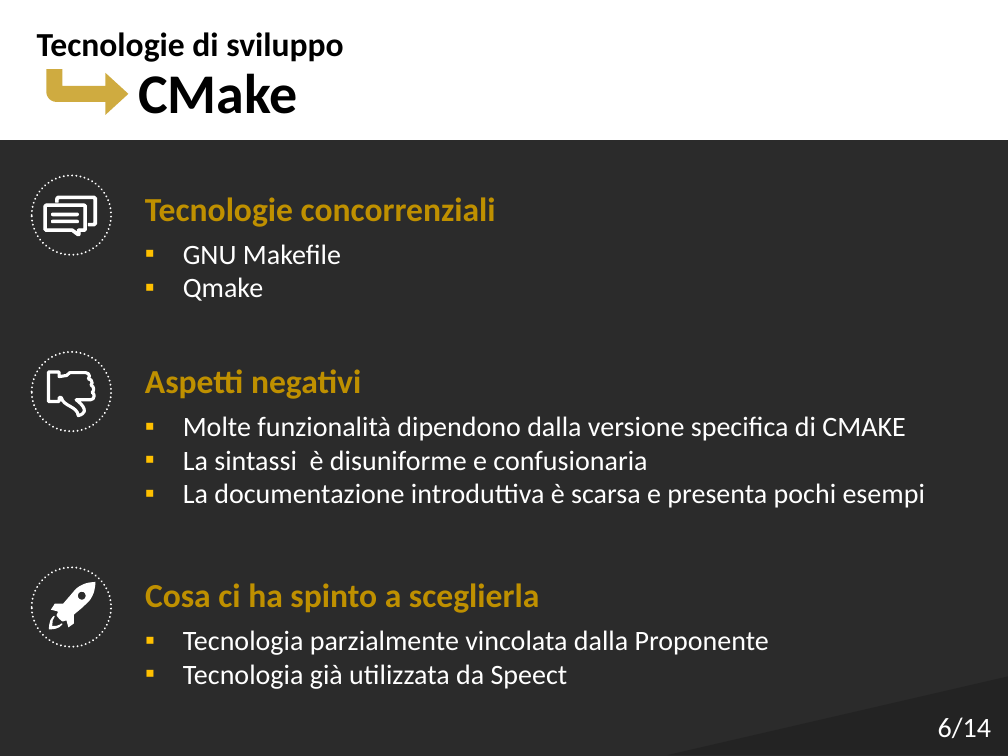
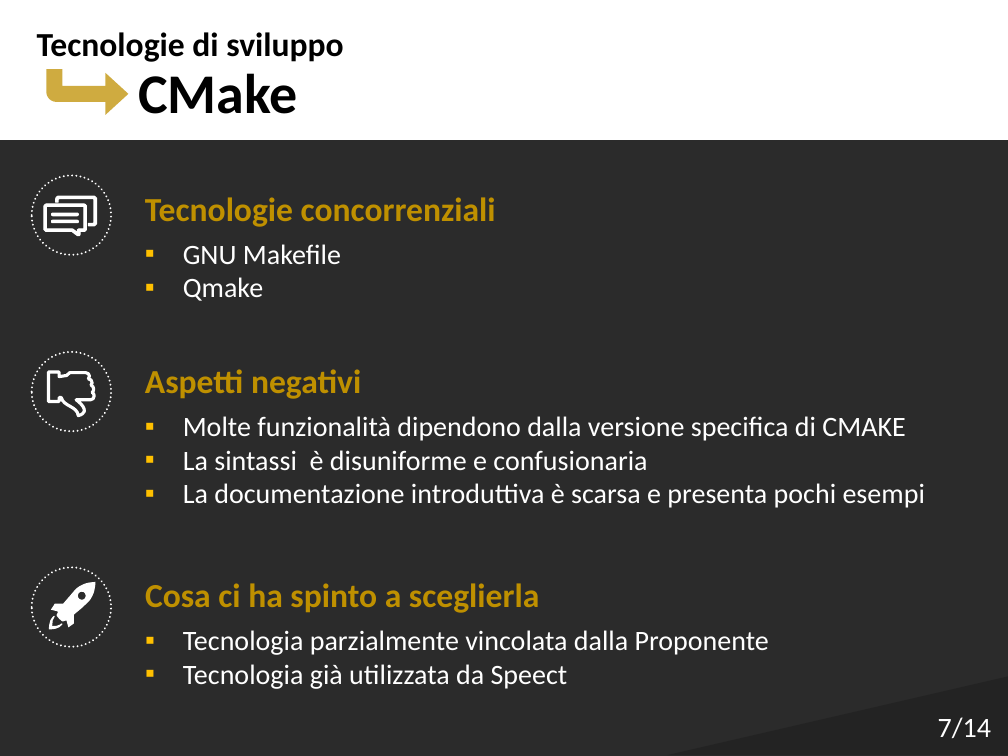
Before and after one commit to Italiaracerx/progettoSWE, a slide deck: slide 7 of Presentazioni/Presentazione TB 12-03-2018.pptx (slide 6 before the commit). Drawn at 1008x756 pixels with LibreOffice and Linux fonts; fonts in the diff are those of the drawing; background and template pictures are left out; a plain dark background stands for a picture behind light text. Boxes give left, top, right and bottom in pixels: in the first picture for what was removed or moved away, otherwise in the second. Text is boxed around its words. In the diff, an @@ line names an element or a change of style, - is before the commit and + after.

```diff
--- a/Presentazioni/Presentazione TB 12-03-2018.pptx
+++ b/Presentazioni/Presentazione TB 12-03-2018.pptx
@@ text at (938, 717, 991, 738): text changed @@
-6/14
+7/14
```
Also in this commit, not shown: 2 other slides changed, 1 other file.
